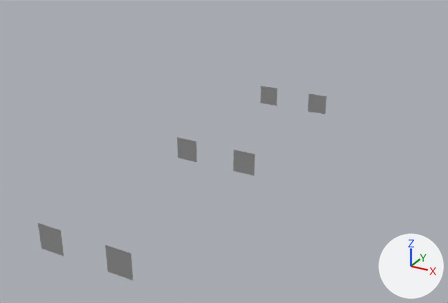
A saved change to the FBX model Assets/_Meshes/RhythmGame/Background/Boss/Mesh_BgBoss_Squares.fbx.
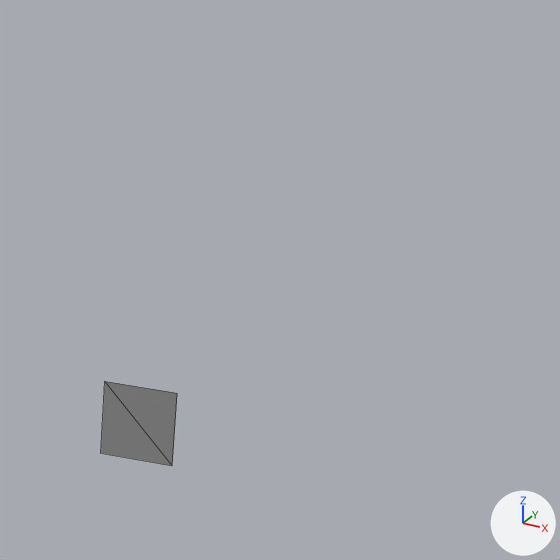
Each version appears first whole from a camera (50 mm lens) standing at (57.1, -4.9, 51.4) and looking at (-12.7, 122.0, -12.0), and next in a close-up on the part from 63% to 94% of the width and 0% to 45% of the height. The lights are fixed; the arrows at lower right show +X, +Y and +Z. The close-ups show mesh edges as thin lines. Where no turn or scale is listed for an object, it has been applied to the vertices.

Objects in the first close-up: 'BgBoss_Squares'.
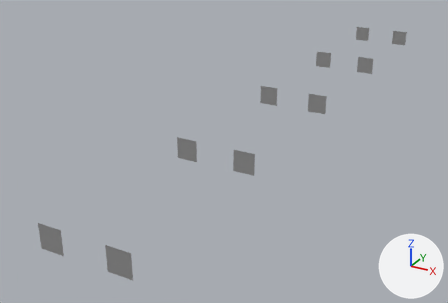
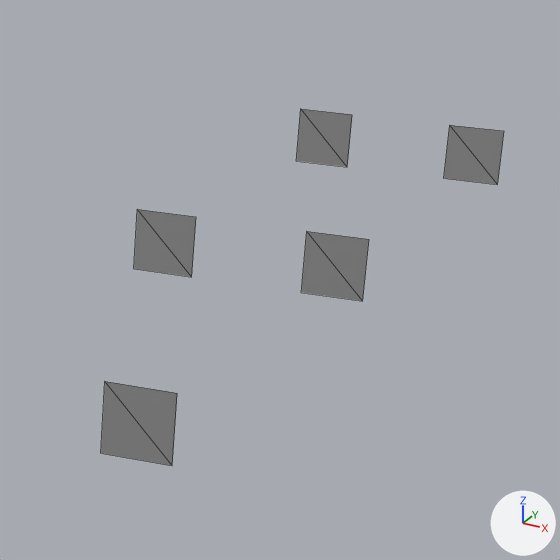
The newer file is also rescaled (x1.5), turned or shifted as a whole; pictures and numbers use the older file's frame.

What the commit changed:
me_plane_012 has 24 vertices, 12 faces and spans x -9.0..9.0, y 55.0..135.0, z -2.3..2.3.
me_plane_012 is used by ob_bgboss_squares; location (0.0, 0.0, 0.0).
me_plane_012 part 1: the loose piece of 4 vertices spanning x -9.0..-4.3, y 135.0, z -2.3..2.3 is copied, and the copy is moved by (0.0, 40.0, 0.0); it spans x -9.0..-4.3, y 175.0, z -2.3..2.3.
me_plane_012 part 2: the loose piece of 4 vertices spanning x 4.3..9.0, y 135.0, z -2.3..2.3 is copied, and the copy is moved by (0.0, 40.0, 0.0); it spans x 4.3..9.0, y 175.0, z -2.3..2.3.
me_plane_012 part 3: the loose piece of 4 vertices spanning x -9.0..-4.3, y 135.0, z -2.3..2.3 is copied, and the copy is moved by (0.0, 80.0, 0.0); it spans x -9.0..-4.3, y 215.0, z -2.3..2.3.
me_plane_012 part 4: the loose piece of 4 vertices spanning x 4.3..9.0, y 135.0, z -2.3..2.3 is copied, and the copy is moved by (0.0, 80.0, 0.0); it spans x 4.3..9.0, y 215.0, z -2.3..2.3.

Pixel boxes [x1, y1, x2, y2] of what changed, in the close-ups (560 x 560 px):
'BgBoss_Squares', reshaped: before [101, 381, 177, 466]; after [101, 109, 504, 466]
part 1 of me_plane_012, added: after [134, 209, 196, 277]
part 2 of me_plane_012, added: after [301, 231, 369, 301]
part 3 of me_plane_012, added: after [296, 109, 352, 167]
part 4 of me_plane_012, added: after [444, 125, 504, 185]
